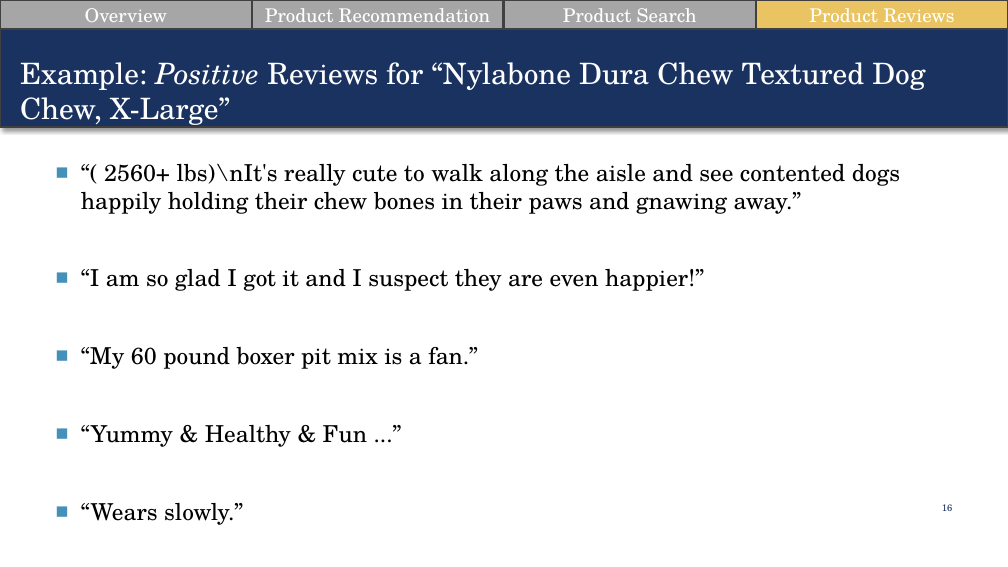
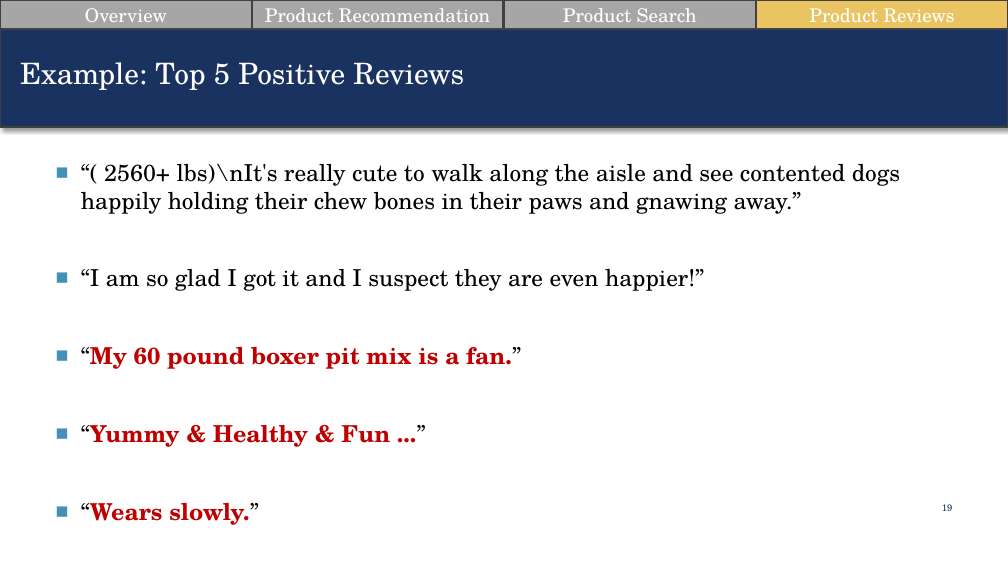
Before and after one commit to suesuyeonlim/final_project, a slide deck: slide 19 of Presentation.pptx (slide 16 before the commit). Drawn at 1008x567 pixels with LibreOffice and Linux fonts; fonts in the diff are those of the drawing. Boxes give left, top, right and bottom in pixels: in the first picture for what was removed or moved away, otherwise in the second. Text is boxed around its words. In the diff, an @@ line names an element or a change of style, - is before the commit and + after.

```diff
--- a/Presentation.pptx
+++ b/Presentation.pptx
@@ text at bbox=[20, 62, 464, 90]: text changed @@
-Example: Positive Reviews for “Nylabone Dura Chew Textured Dog Chew, X-Large”
+Example: Top 5 Positive Reviews
@@ text at bbox=[81, 347, 521, 525]: text colour #000000 to #C00000, bold on in "“My 60 pound boxer pit mix is ...", "“Yummy & Healthy & Fun ...”", "“Wears slowly.”" @@
```
Also in this commit, not shown: 9 other slides changed, 3 slides added.
